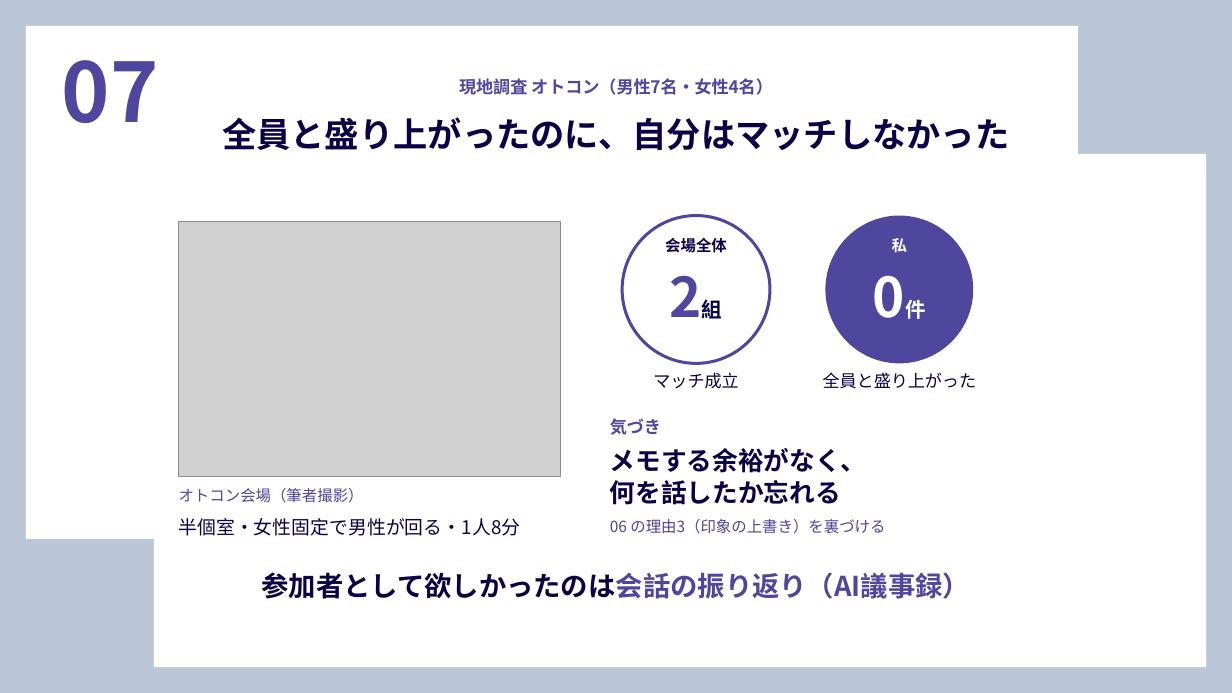
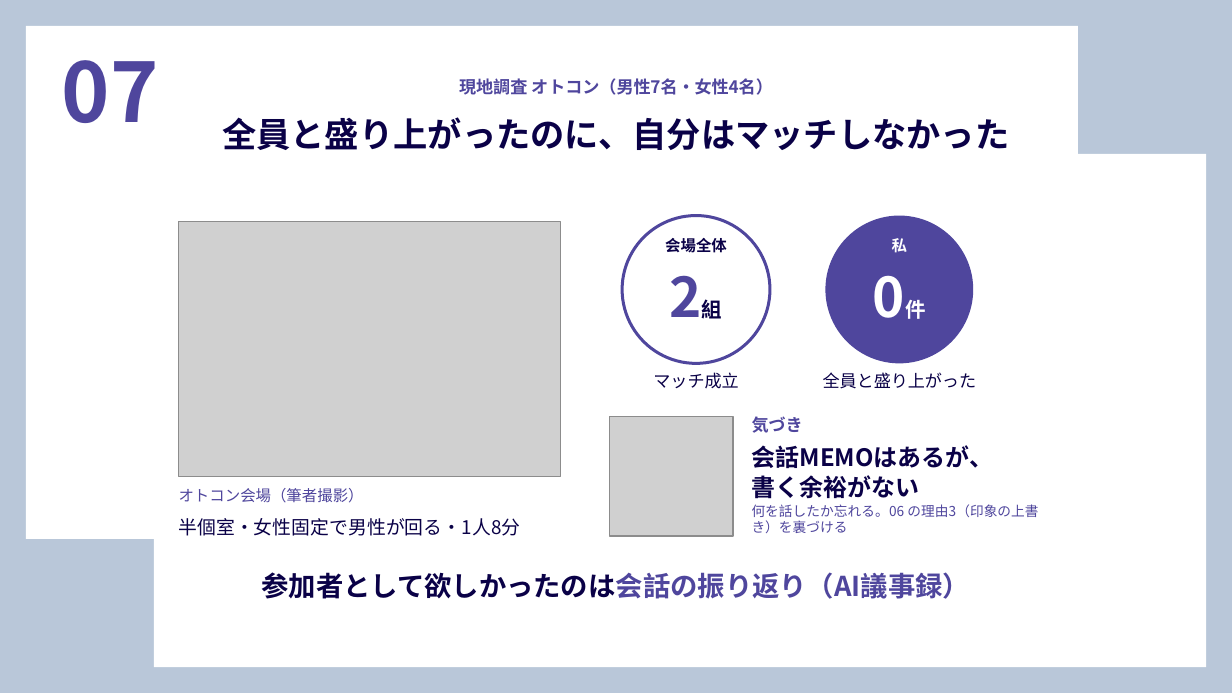
Before and after one commit to waka1220/waka1220, a slide deck: slide 1 of slides/slide07_field_research.pptx. Drawn at 1232x693 pixels with LibreOffice and Linux fonts; fonts in the diff are those of the drawing; grey boxes stand for pictures. Boxes give left, top, right and bottom in pixels: in the first picture for what was removed or moved away, otherwise in the second. Text is boxed around its words. In the diff, an @@ line names an element or a change of style, - is before the commit and + after.

```diff
--- a/slides/slide07_field_research.pptx
+++ b/slides/slide07_field_research.pptx
@@ picture added at (610,416,733,536) @@
@@ text "気づき": place and size @@
-text "気づき" at (610,418,661,435)
+text "気づき" at (752,416,803,433)
@@ text removed at (610,448,867,505) @@
-メモする余裕がなく、
-何を話したか忘れる
@@ text added at (752,445,994,499), 14 pt, text #0A0147, bold @@
+会話MEMOはあるが、
+書く余裕がない
@@ text at (752,504,1038,533): text changed; size 9 to 8 pt @@
-06 の理由3（印象の上書き）を裏づける
+何を話したか忘れる。06 の理由3（印象の上書き）を裏づける
```
Also in this commit, not shown: 7 other files.
